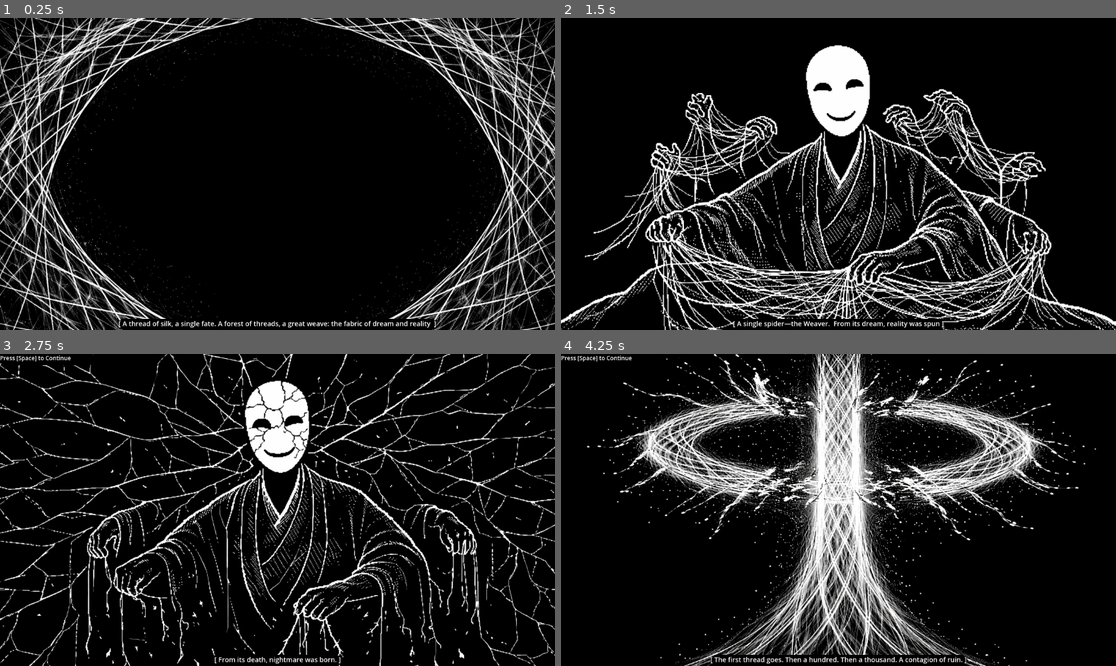
Above: before the commit, frames 1-4 (two rows, left to right).
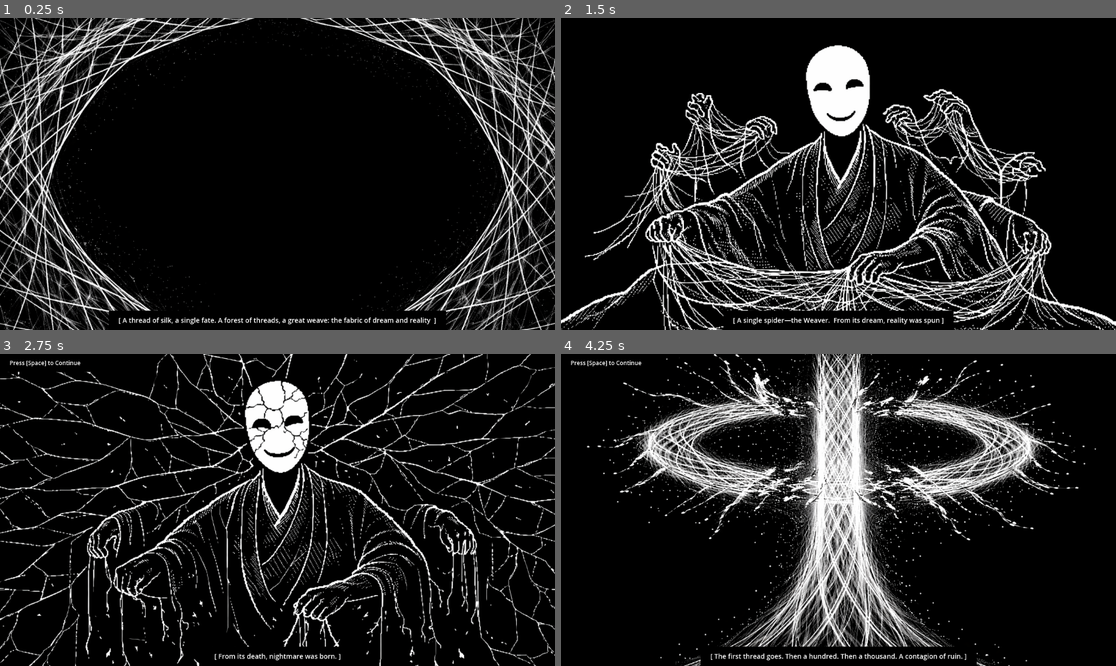
Above: after the commit, the same moments.

Repository: AdrianRanelM/GODOT-project-EclipseBorn
Game: Godot game, scene res://intro_cinematic.tscn
The game is run twice, just before and just after one commit, with the same random seed, the same clock (stepped at 60 frames per second) and the same inputs.
Inputs:
- Up to frame 1 (0.25 s): no input
- Up to frame 2 (1.5 s): tap Enter at 0.5 s; tap Space at 1.25 s
- Up to frame 3 (2.75 s): tap Space at 2 s
- Up to frame 4 (4.25 s): tap Space at 2.75, 3.5 s

The runs differ from the first frame. In frame 1, 1.4% of the frame differs, in the area x 19-81%, y 93-100%; in frame 2, 1.2%; in frame 3, 0.7%; in frame 4, 1.9%, in the area x 0-75%, y 0-100%.

Commit message:
added bgm, expanded subtitle padding

Diff:
--- a/intro_cinematic/intro_cinematic.gd
+++ b/intro_cinematic/intro_cinematic.gd
@@ -4,7 +4,12 @@
 @export var subtitles: Array[String] = ["", "", ""]
 @onready var texture_rect = $TextureRect
 @onready var prompt_label = $PromptLabel
-@onready var subtitle_label = $SubtitleLabel  # Configured in editor
+@onready var subtitle_label = $SubtitleLabel
+@onready var bgm_player = $BGMPlayer  # Background music player
+@onready var sfx_player = $SFXPlayer  # Sound effects player
+
+@export var background_music: AudioStream
+@export var sound_effects: Array[AudioStream]  # For button clicks, transitions, etc.
 
 var current_index = 0
 var can_advance = false
@@ -16,16 +21,24 @@
 	texture_rect.stretch_mode = TextureRect.STRETCH_KEEP_ASPECT_COVERED
 
 	var stylebox = StyleBoxFlat.new()
-	stylebox.bg_color = Color(0, 0, 0, 1)  # Black, 70% opacity
-	stylebox.corner_radius_top_left = 25
-	stylebox.corner_radius_top_right = 25
-	stylebox.corner_radius_bottom_left = 25
-	stylebox.corner_radius_bottom_right = 25
+	stylebox.bg_color = Color(0, 0, 0, 1)  # Black
+
+	stylebox.content_margin_left = 20
+	stylebox.content_margin_right = 20
+	stylebox.content_margin_top = 10
+	stylebox.content_margin_bottom = 10
 
 	# Apply to label
 	subtitle_label.add_theme_stylebox_override("normal", stylebox)
 	prompt_label.add_theme_stylebox_override("normal", stylebox)
+
+	if background_music:
+		bgm_player.stream = background_music
+		bgm_player.play()
+
 	show_image(0)
+
+	#
 
 func show_image(index):
 	if index < images.size() and index < subtitles.size():
--- a/intro_cinematic/intro_cinematic.tscn
+++ b/intro_cinematic/intro_cinematic.tscn
@@ -11,6 +11,7 @@
 [ext_resource type="Texture2D" uid="uid://jdnbk0wwhaxx" path="res://Cinematic Scenes/Scene 5-1.png" id="9_m46jl"]
 [ext_resource type="Texture2D" uid="uid://c2yxeswtiua0" path="res://Cinematic Scenes/Scene 4-2.png" id="9_pnu8h"]
 [ext_resource type="Texture2D" uid="uid://b007332ba5pas" path="res://Cinematic Scenes/Scene 5-2.png" id="10_cxjvu"]
+[ext_resource type="AudioStream" uid="uid://dyg1vyhtlw1m6" path="res://Cinematic Audio/BGM/Wisteria - Intro BGM.mp3" id="12_uabi4"]
 
 [node name="IntroCinematic" type="Control"]
 layout_mode = 3
@@ -46,3 +47,10 @@
 grow_horizontal = 2
 grow_vertical = 0
 theme_override_font_sizes/font_size = 14
+
+[node name="bgmplayer" type="AudioStreamPlayer" parent="."]
+stream = ExtResource("12_uabi4")
+volume_db = -30.0
+autoplay = true
+
+[node name="sfxplayer" type="AudioStreamPlayer" parent="."]
Not shown, added: intro_cinematic/Cinematic Audio/BGM/Wisteria - Intro BGM.mp3.import
Not shown: 1 places in intro_cinematic/intro_cinematic.tscn that only renumber resources
Not shown, added: intro_cinematic/Cinematic Audio/BGM/Wisteria - Intro BGM.mp3
